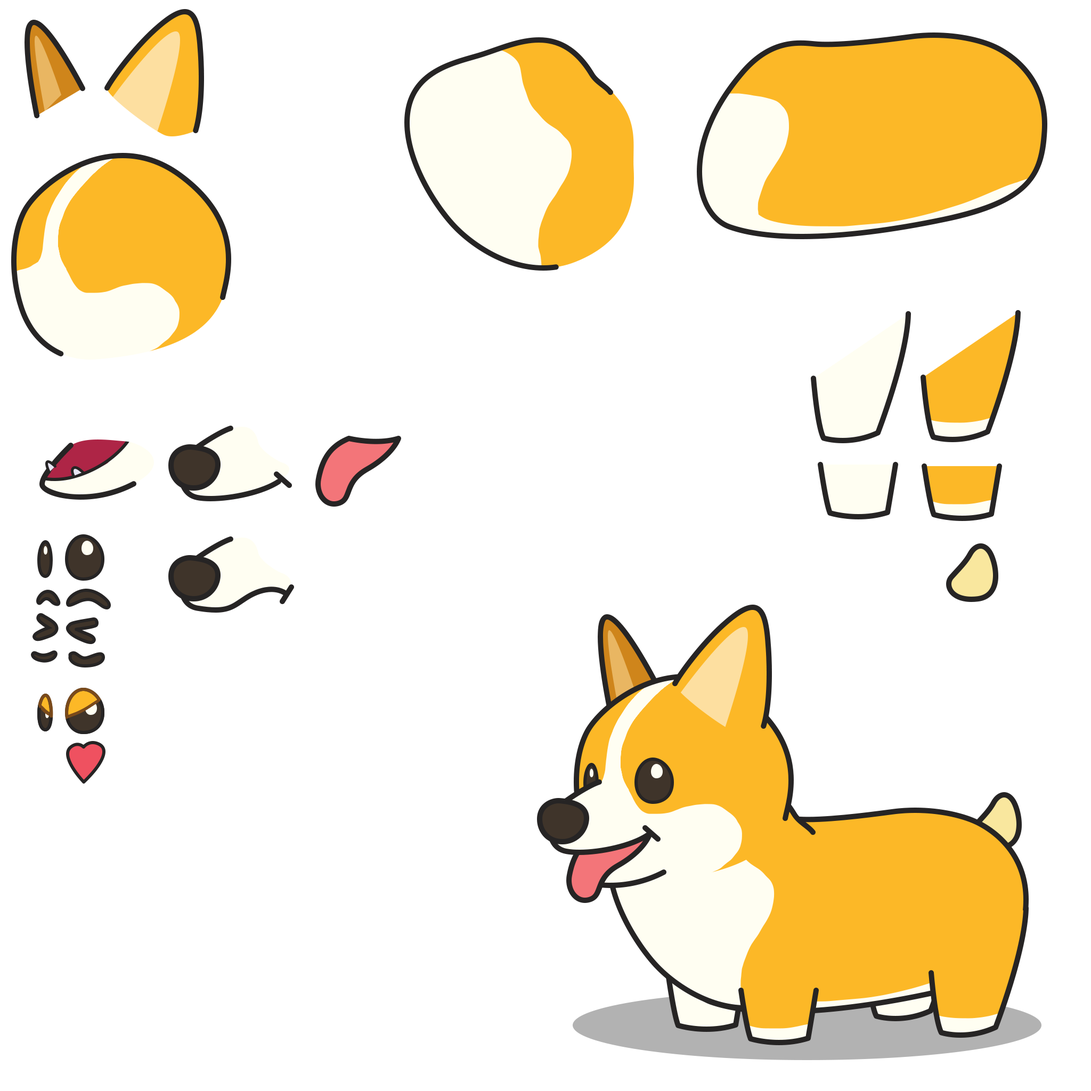
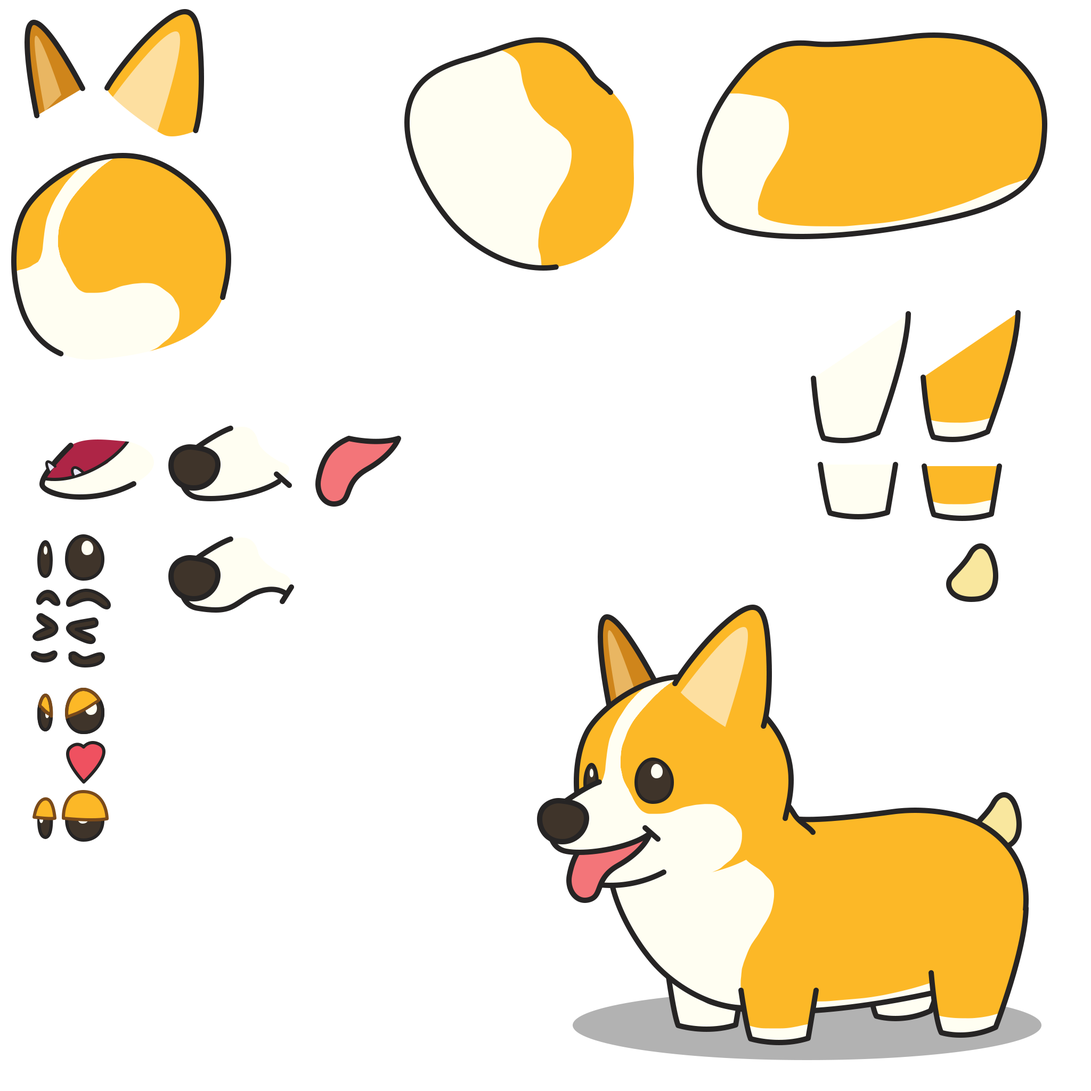
Layered file, before and after one edit (1091px x 1091px). Changes by layer:
added layer "Shape 63" in group "Group 1" over bbox(32, 790, 109, 822)
painted on "Ellipse 4 copy 4" (1st of 2, in "corgi" › "Group 1") over bbox(39, 783, 97, 824)
painted on "Ellipse 4 copy 4" (2nd of 2, in "corgi" › "Group 1") over bbox(37, 783, 105, 843)
